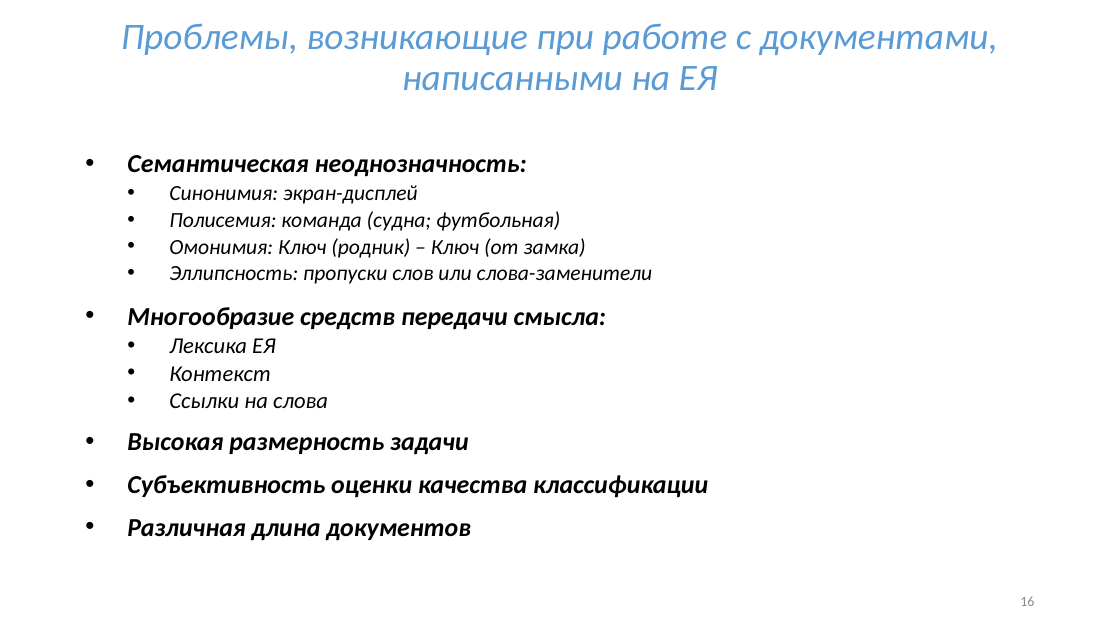
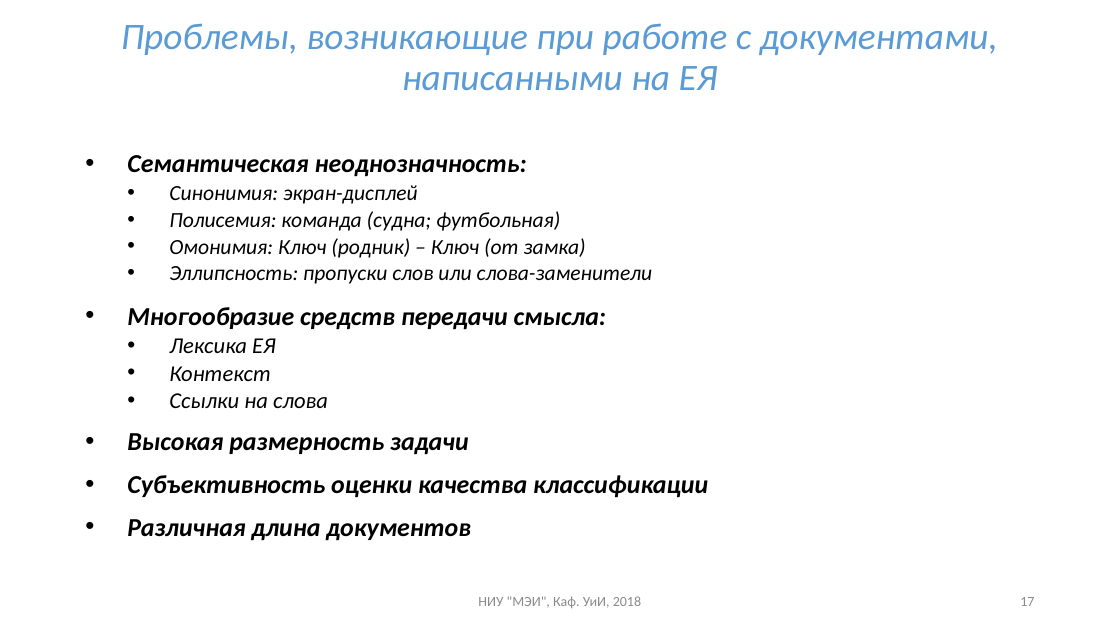
Before and after one commit to uii-mpei/uii-mpei.github.io, a slide deck: slide 17 of study/courses/iis/IIS_lec_1.pptx (slide 16 before the commit). Drawn at 1120x630 pixels with LibreOffice and Linux fonts; fonts in the diff are those of the drawing. Boxes give left, top, right and bottom in pixels: in the first picture for what was removed or moved away, otherwise in the second. Text is boxed around its words. In the diff, an @@ line names an element or a change of style, - is before the commit and + after.

```diff
--- a/study/courses/iis/IIS_lec_1.pptx
+++ b/study/courses/iis/IIS_lec_1.pptx
@@ text added at (478, 596, 641, 608), 12 pt, text #8C8C8C @@
+НИУ "МЭИ", Каф. УиИ, 2018
@@ page number at (1020, 597, 1034, 606): text changed @@
-16
+17
```
Also in this commit, not shown: 14 other slides changed, 1 slide added, 5 other files.
